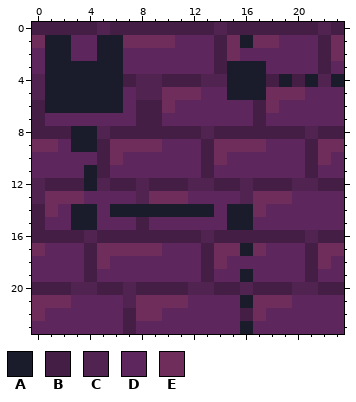
Pixel-art file, stored at 3 - TCC/bunny/pages/background itch.aseprite. This is how it looked before the edit.
24x24 pixels, 1 frame.
Visible layers, top first: "black", "Layer 4" opacity 40%, "bg".
Palette (. is transparent): A #1a1c2c  B #441e44  C #502350  D #5d275d  E #6e2d5b
Pixels before, first column x 0:
 0 BBBBBCBBBBBBBBCBBBBBBBCB
 1 EAADDAAEEEEDDDBEAEEDDDBE
 2 DAADDAADDDDDDDBEDDDDDDBE
 3 DAAAAAADDDDDDDBAAADDDDBD
 4 CAAAAAABCCBBBCCAAABABACA
 5 CAAAAAADCCEEEDDAAAEEEDDD
 6 BAAAAAADBBEDDDDDDBEDDDDD
 7 BDDDDDDDBBDDDDDDDBDDDDDD
 8 BBBAACBBBBBBBCBBBBBBBCBB
 9 EEDAABEEEEDDDBEEEEDDDBEE
10 DDDDDBEDDDDDDBEDDDDDDBED
11 DDDDABDDDDDDDBDDDDDDDBDD
12 CBBBACBBCBBBCCBBCBBBCCBB
13 CEEEDDDDCEEEDDDDCEEEDDDD
14 BEDAADAAAAAAAADAAEDDDDDD
15 BDDAADDDBDDDDDDAADDDDDDD
16 BBBBCBBBBBBBBCBBBBBBBCBB
17 EDDDBEEEEEDDDBEEAEDDDBEE
18 DDDDBEDDDDDDDBEDDDDDDBED
19 DDDDBDDDDDDDDBDDADDDDBDD
20 BBBCCBBCBBBBCCBBCBBBCCBB
21 EEEDDDDCEEEEDDDDAEEEDDDD
22 EDDDDDDBEEDDDDDDBEDDDDDD
23 DDDDDDDBDDDDDDDDADDDDDDD
And afterwards:
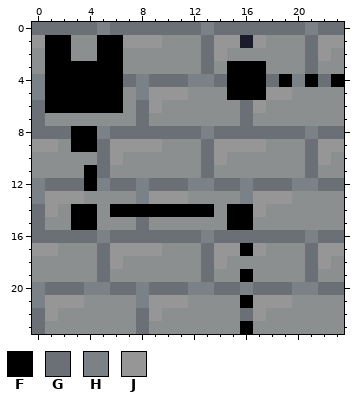
Colours new in this view: F #000000  G #6b7077  H #7b8287  J #969696
What changed:
layer "tiles white" opacity 26% added
layer "Layer 4" removed
colour D: #5d275d -> #8c8f90
Changed rows in their new state; - is a pixel that keeps its letter.
Layers "black", "tiles white":
first column x 0:
 0 GGGGGHGGGGGGGHGGGGGGGHGG
 1 JFF--FFJJJD--GJJ-JD--GJJ
 2 -FF--FF------GJD-----GJD
 3 -FFFFFF------GDFFF---GD-
 4 HFFFFFFGHGGGHHGFFFGFHFGF
 5 HFFFFFF-HJJJD--FFFJJD---
 6 GFFFFFF-GJD-----GJD-----
 7 G-------GD------GD------
 8 GGGFFHGGGGGGGHGGGGGGGHGG
 9 JJ-FFGJJJJ---GJJJJ---GJJ
10 -----GJ------GJ------GJ-
11 ----FG-------G-------G--
12 HGGGFHGGHGGGHHGGHGGGHHGG
13 HJJJ----HJJJ----HJJJ----
14 GJ-FF-FFFFFFFF-FFJ------
15 G--FF---G------FF-------
16 GGGGGHGGGGGGGHGGGGGGGHGG
17 JJ--DGJJJJ---GJJFJ---GJJ
18 ----DGJ------GJ------GJ-
19 ----DG-------G--F----G--
20 HGGGHHGGHGGGHHGGHGGGHHGG
21 HJJJ---DHJJJ----FJJJ----
22 GJ-----DGJ------GJ------
23 G------DG-------F-------
